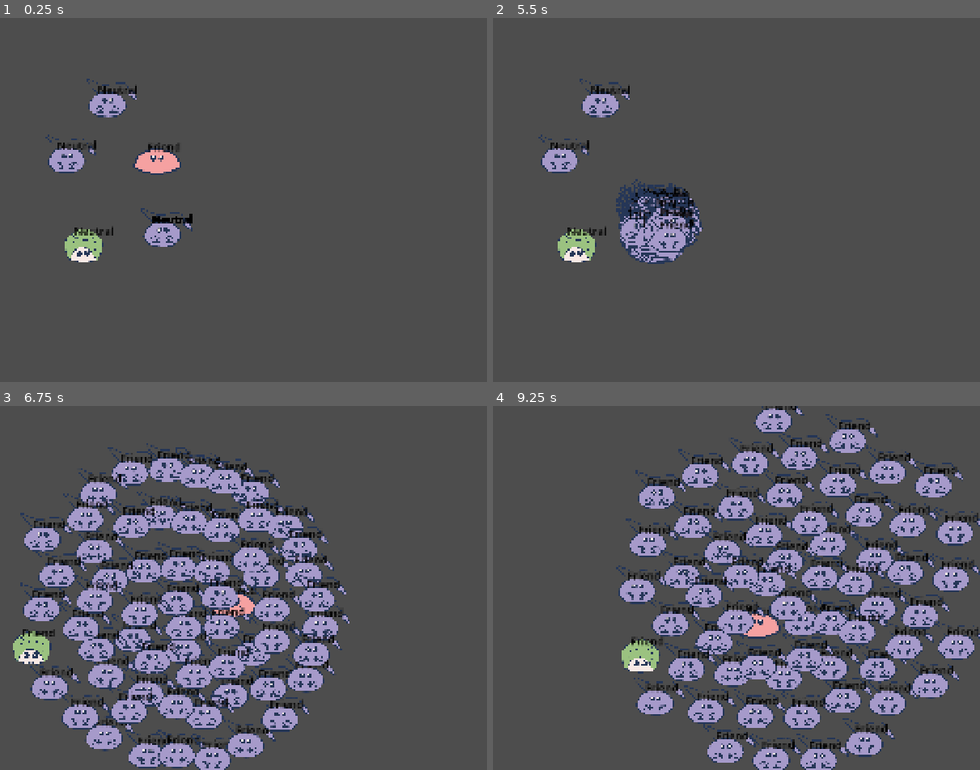
Above: before the commit, frames 1-4 (two rows, left to right).
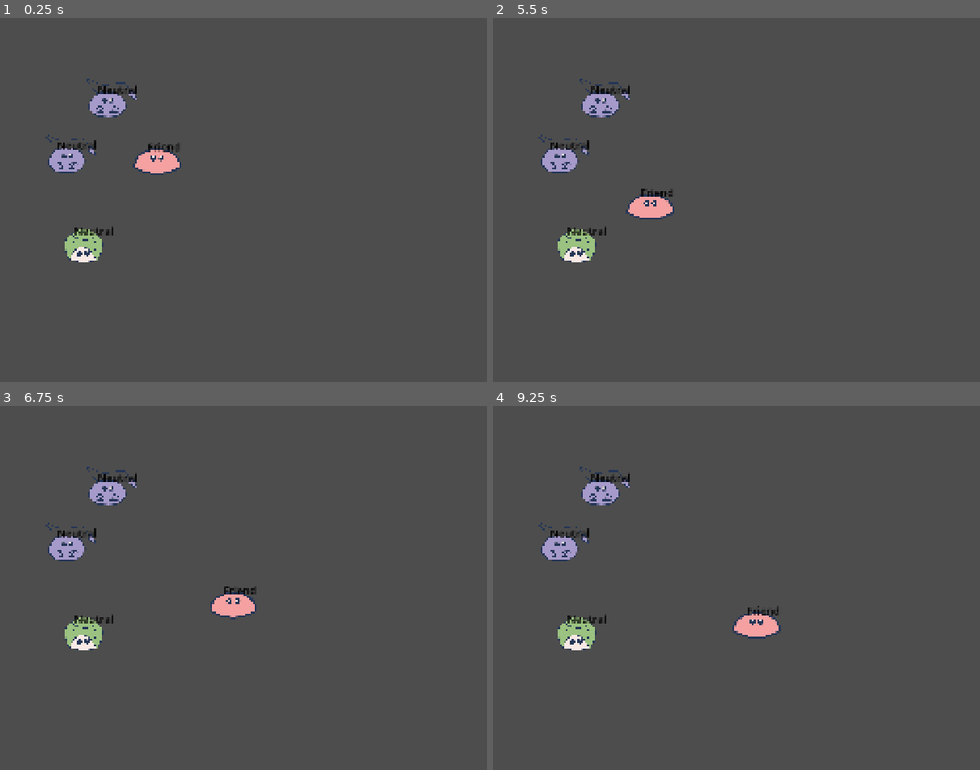
Above: after the commit, the same moments.

Repository: rinevard/SwarmSurge
Game: Godot game, scene res://scenes/main.tscn
Two runs of this game, one before a commit and one after it. Both use one fixed random seed, a clock stepped at 60 frames per second and the inputs below.
Inputs:
- Up to frame 1 (0.25 s): no input
- Up to frame 2 (5.5 s): tap Enter at 0.5 s; hold D (right) 0.53-1.28 s; hold S (down) 1.28-2.03 s; hold D (right) 2.03-2.78 s; hold W (up) 2.78-3.53 s; hold A (left) 3.53-5.03 s; hold S (down) from 5.03 s (still down)
- Up to frame 3 (6.75 s): release S (down) at 5.78 s; hold D (right) 5.78-6.53 s; hold W (up) from 6.53 s (still down)
- Up to frame 4 (9.25 s): release W (up) at 7.28 s; hold D (right) 7.28-8.03 s; hold S (down) 8.03-8.78 s; hold A (left) from 8.78 s (still down)

The runs differ from the first frame. In frame 1, 0.6% of the frame differs, in the area x 28-40%, y 52-63%; in frame 2, 2.9%; in frame 3, 31%; in frame 4, 34%, in the area x 9-100%, y 0-100%.

Commit message:
移除swarm_part里的向心力, 它看起来没什么用

Diff:
--- a/scenes/creatures/swarm_master.tscn
+++ b/scenes/creatures/swarm_master.tscn
@@ -15,6 +15,7 @@
 height = 130.0
 
 [node name="SwarmMaster" instance=ExtResource("1_c75lb")]
+z_index = 1
 script = ExtResource("1_f4anc")
 
 [node name="Sprites" type="Node2D" parent="." index="0"]
--- a/scenes/game.tscn
+++ b/scenes/game.tscn
@@ -21,180 +21,6 @@
 [node name="Scorpion2" parent="Creatures" instance=ExtResource("2_lnu2h")]
 position = Vector2(793, 255)
 
-[node name="Scorpion3" parent="Creatures" instance=ExtResource("2_lnu2h")]
-position = Vector2(956, 640)
-
-[node name="Scorpion4" parent="Creatures" instance=ExtResource("2_lnu2h")]
-position = Vector2(956, 640)
-
-[node name="Scorpion5" parent="Creatures" instance=ExtResource("2_lnu2h")]
-position = Vector2(956, 640)
-
-[node name="Scorpion6" parent="Creatures" instance=ExtResource("2_lnu2h")]
-position = Vector2(956, 640)
-
-[node name="Scorpion7" parent="Creatures" instance=ExtResource("2_lnu2h")]
-position = Vector2(956, 640)
-
-[node name="Scorpion8" parent="Creatures" instance=ExtResource("2_lnu2h")]
-position = Vector2(956, 640)
-
-[node name="Scorpion9" parent="Creatures" instance=ExtResource("2_lnu2h")]
-position = Vector2(956, 640)
-
-[node name="Scorpion10" parent="Creatures" instance=ExtResource("2_lnu2h")]
-position = Vector2(956, 640)
-
-[node name="Scorpion11" parent="Creatures" instance=ExtResource("2_lnu2h")]
-position = Vector2(956, 640)
-
-[node name="Scorpion12" parent="Creatures" instance=ExtResource("2_lnu2h")]
-position = Vector2(956, 640)
-
-[node name="Scorpion13" parent="Creatures" instance=ExtResource("2_lnu2h")]
-position = Vector2(956, 640)
-
-[node name="Scorpion14" parent="Creatures" instance=ExtResource("2_lnu2h")]
-position = Vector2(956, 640)
-
-[node name="Scorpion15" parent="Creatures" instance=ExtResource("2_lnu2h")]
-position = Vector2(956, 640)
-
-[node name="Scorpion16" parent="Creatures" instance=ExtResource("2_lnu2h")]
-position = Vector2(956, 640)
-
-[node name="Scorpion17" parent="Creatures" instance=ExtResource("2_lnu2h")]
-position = Vector2(956, 640)
-
-[node name="Scorpion18" parent="Creatures" instance=ExtResource("2_lnu2h")]
-position = Vector2(956, 640)
-
-[node name="Scorpion19" parent="Creatures" instance=ExtResource("2_lnu2h")]
-position = Vector2(956, 640)
-
-[node name="Scorpion20" parent="Creatures" instance=ExtResource("2_lnu2h")]
-position = Vector2(956, 640)
-
-[node name="Scorpion21" parent="Creatures" instance=ExtResource("2_lnu2h")]
-position = Vector2(956, 640)
-
-[node name="Scorpion22" parent="Creatures" instance=ExtResource("2_lnu2h")]
-position = Vector2(956, 640)
-
-[node name="Scorpion23" parent="Creatures" instance=ExtResource("2_lnu2h")]
-position = Vector2(956, 640)
-
-[node name="Scorpion24" parent="Creatures" instance=ExtResource("2_lnu2h")]
-position = Vector2(956, 640)
-
-[node name="Scorpion25" parent="Creatures" instance=ExtResource("2_lnu2h")]
-position = Vector2(956, 640)
-
-[node name="Scorpion26" parent="Creatures" instance=ExtResource("2_lnu2h")]
-position = Vector2(956, 640)
-
-[node name="Scorpion27" parent="Creatures" instance=ExtResource("2_lnu2h")]
-position = Vector2(956, 640)
-
-[node name="Scorpion28" parent="Creatures" instance=ExtResource("2_lnu2h")]
-position = Vector2(956, 640)
-
-[node name="Scorpion29" parent="Creatures" instance=ExtResource("2_lnu2h")]
-position = Vector2(956, 640)
-
-[node name="Scorpion30" parent="Creatures" instance=ExtResource("2_lnu2h")]
-position = Vector2(956, 640)
-
-[node name="Scorpion31" parent="Creatures" instance=ExtResource("2_lnu2h")]
-position = Vector2(956, 640)
-
-[node name="Scorpion32" parent="Creatures" instance=ExtResource("2_lnu2h")]
-position = Vector2(956, 640)
-
-[node name="Scorpion33" parent="Creatures" instance=ExtResource("2_lnu2h")]
-position = Vector2(956, 640)
-
-[node name="Scorpion34" parent="Creatures" instance=ExtResource("2_lnu2h")]
-position = Vector2(956, 640)
-
-[node name="Scorpion35" parent="Creatures" instance=ExtResource("2_lnu2h")]
-position = Vector2(956, 640)
-
-[node name="Scorpion36" parent="Creatures" instance=ExtResource("2_lnu2h")]
-position = Vector2(956, 640)
-
-[node name="Scorpion37" parent="Creatures" instance=ExtResource("2_lnu2h")]
-position = Vector2(956, 640)
-
-[node name="Scorpion38" parent="Creatures" instance=ExtResource("2_lnu2h")]
-position = Vector2(956, 640)
-
-[node name="Scorpion39" parent="Creatures" instance=ExtResource("2_lnu2h")]
-position = Vector2(956, 640)
-
-[node name="Scorpion40" parent="Creatures" instance=ExtResource("2_lnu2h")]
-position = Vector2(956, 640)
-
-[node name="Scorpion41" parent="Creatures" instance=ExtResource("2_lnu2h")]
-position = Vector2(956, 640)
-
-[node name="Scorpion42" parent="Creatures" instance=ExtResource("2_lnu2h")]
-position = Vector2(956, 640)
-
-[node name="Scorpion43" parent="Creatures" instance=ExtResource("2_lnu2h")]
-position = Vector2(956, 640)
-
-[node name="Scorpion44" parent="Creatures" instance=ExtResource("2_lnu2h")]
-position = Vector2(956, 640)
-
-[node name="Scorpion45" parent="Creatures" instance=ExtResource("2_lnu2h")]
-position = Vector2(956, 640)
-
-[node name="Scorpion46" parent="Creatures" instance=ExtResource("2_lnu2h")]
-position = Vector2(956, 640)
-
-[node name="Scorpion47" parent="Creatures" instance=ExtResource("2_lnu2h")]
-position = Vector2(956, 640)
-
-[node name="Scorpion48" parent="Creatures" instance=ExtResource("2_lnu2h")]
-position = Vector2(956, 640)
-
-[node name="Scorpion49" parent="Creatures" instance=ExtResource("2_lnu2h")]
-position = Vector2(956, 640)
-
-[node name="Scorpion50" parent="Creatures" instance=ExtResource("2_lnu2h")]
-position = Vector2(956, 640)
-
-[node name="Scorpion51" parent="Creatures" instance=ExtResource("2_lnu2h")]
-position = Vector2(956, 640)
-
-[node name="Scorpion52" parent="Creatures" instance=ExtResource("2_lnu2h")]
-position = Vector2(956, 640)
-
-[node name="Scorpion53" parent="Creatures" instance=ExtResource("2_lnu2h")]
-position = Vector2(956, 640)
-
-[node name="Scorpion54" parent="Creatures" instance=ExtResource("2_lnu2h")]
-position = Vector2(956, 640)
-
-[node name="Scorpion55" parent="Creatures" instance=ExtResource("2_lnu2h")]
-position = Vector2(956, 640)
-
-[node name="Scorpion56" parent="Creatures" instance=ExtResource("2_lnu2h")]
-position = Vector2(956, 640)
-
-[node name="Scorpion57" parent="Creatures" instance=ExtResource("2_lnu2h")]
-position = Vector2(956, 640)
-
-[node name="Scorpion58" parent="Creatures" instance=ExtResource("2_lnu2h")]
-position = Vector2(956, 640)
-
-[node name="Scorpion59" parent="Creatures" instance=ExtResource("2_lnu2h")]
-position = Vector2(956, 640)
-
-[node name="Scorpion60" parent="Creatures" instance=ExtResource("2_lnu2h")]
-position = Vector2(956, 640)
-
 [node name="BulletHandler" type="Node2D" parent="."]
 script = ExtResource("4_lbhrr")
 metadata/_edit_lock_ = true
--- a/scenes/main.tscn
+++ b/scenes/main.tscn
@@ -1,8 +1,10 @@
-[gd_scene load_steps=2 format=3 uid="uid://yel15k7lcms3"]
+[gd_scene load_steps=3 format=3 uid="uid://yel15k7lcms3"]
 
+[ext_resource type="Script" uid="uid://dlweylyt5upyd" path="res://scripts/main.gd" id="1_0wfyh"]
 [ext_resource type="PackedScene" uid="uid://c1r25yahmaosa" path="res://scenes/game.tscn" id="4_jyhfs"]
 
 [node name="Main" type="Node2D"]
+script = ExtResource("1_0wfyh")
 metadata/_edit_lock_ = true
 
 [node name="Game" parent="." instance=ExtResource("4_jyhfs")]
--- a/scripts/creatures/swarm_part.gd
+++ b/scripts/creatures/swarm_part.gd
@@ -7,11 +7,10 @@
 const MIN_SPEED: float = 80.0
 const MAX_FORCE: float = 800.0
 
-const PERCEPTION_RADIUS: float = 200.0
-const SEPARATION_RADIUS: float = 140.0
+const PERCEPTION_RADIUS: float = 300.0 # 把本距离内的生物视作邻居
+const SEPARATION_RADIUS: float = 150.0 # 相邻生物应当尽量保持本距离
 
 const WEIGHT_SEPARATION: float = 5.0
-const WEIGHT_COHESION: float = 1.0
 const WEIGHT_KEEP_DISTANCE: float = 3.0
 
 func _physics_process(delta: float) -> void:
@@ -25,9 +24,8 @@
 	if swarm_master:
 		var master_next_global_position: Vector2 = swarm_master.global_position + swarm_master.velocity * delta
 		keep_distance_force = (master_next_global_position - global_position) * WEIGHT_KEEP_DISTANCE
-	var cohesion_force: Vector2 = _calc_cohesion_towards_master() * WEIGHT_COHESION
 
-	var acceleration: Vector2 = separation_force + cohesion_force + keep_distance_force
+	var acceleration: Vector2 = separation_force + keep_distance_force
 	velocity += acceleration * delta
 	if velocity.length() > MAX_SPEED:
 		velocity = velocity.normalized() * MAX_SPEED
@@ -83,15 +81,6 @@
 	var desired := steer.normalized() * MAX_SPEED
 	return _steer_towards(desired)
 
-func _calc_cohesion_towards_master() -> Vector2:
-	if swarm_master == null:
-		return Vector2.ZERO
-	var to_master: Vector2 = swarm_master.global_position - global_position
-	if to_master == Vector2.ZERO:
-		return Vector2.ZERO
-	var desired := to_master.normalized() * MAX_SPEED
-	return _steer_towards(desired)
-
 func _steer_towards(desired_velocity: Vector2) -> Vector2:
 	var steer: Vector2 = desired_velocity - velocity
 	var steer_len := steer.length()
--- /dev/null
+++ b/scripts/main.gd
@@ -0,0 +1,4 @@
+extends Node2D
+
+func _process(delta: float) -> void:
+	print("fps: ", Engine.get_frames_per_second())
Not shown, added: scripts/main.gd.uid
